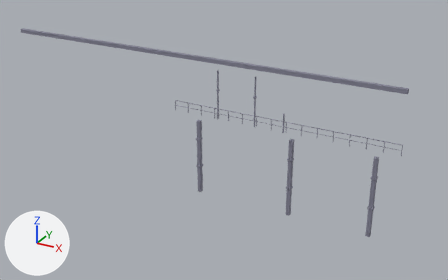
Before and after pictures for a commit that changed the glTF model models/m3/p2_m2.glb.
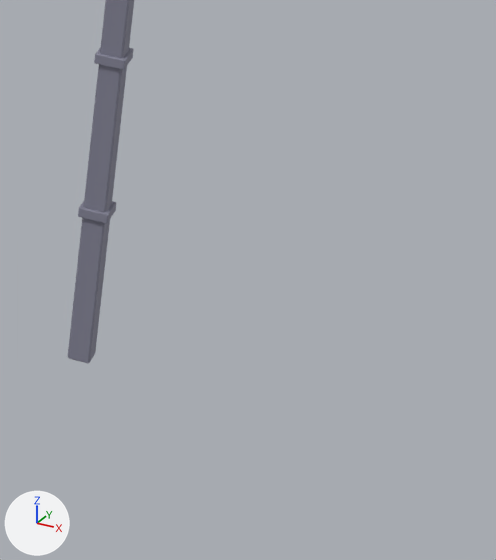
Each version is shown whole from a camera (50 mm lens) standing at (114.0, -7.7, 31.1) and looking at (86.1, 43.1, 5.8), then close up on the part from 79% to 100% of the width and 60% to 98% of the height. Lighting does not change. The marker at lower left points along +X, +Y and +Z. The older version's two pictures come first. Vertices at exactly the same position are counted once.

The first close-up shows 'p2_m2'.
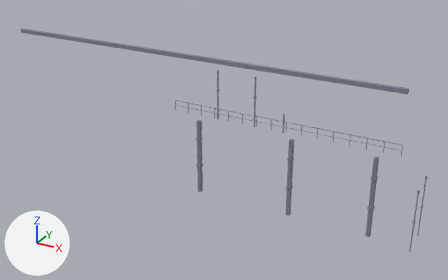
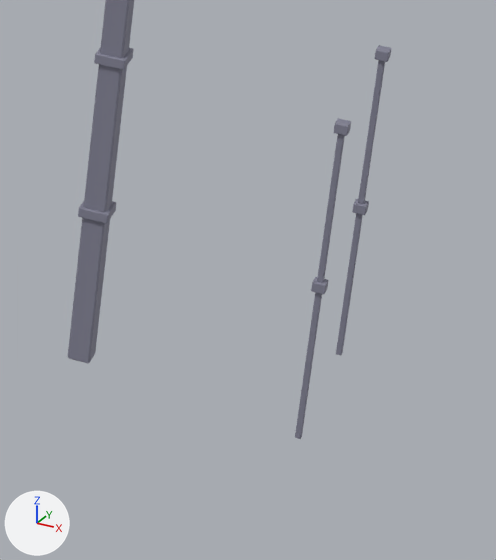
Location of each change, [x1, y1, x2, y2] in pixels of the close-ups (496 x 560 px):
'p2_m2', reshaped
    before: [68, 0, 134, 364]
    after: [68, 0, 391, 439]
part 1 of me_p2_m2, added
    after: [336, 60, 385, 355]
part 2 of me_p2_m2, added
    after: [352, 199, 369, 215]
part 3 of me_p2_m2, added
    after: [375, 45, 391, 62]
part 4 of me_p2_m2, added
    after: [295, 134, 345, 439]
part 5 of me_p2_m2, added
    after: [311, 277, 329, 294]
part 6 of me_p2_m2, added
    after: [334, 118, 351, 136]

Edits to the bpy script that builds the scene:
```text
Change me_p2_m2:
    used by ob_p2_m2; location = (0.0, 0.0, 0.0)
    remove me_p2_m2.from_pydata(...)  # 784 vertices, 1432 faces; spans x 61.0..104.0, y 41.4..42.1, z 0.0..14.6
    add me_p2_m2.from_pydata(...)  # 928 vertices, 1696 faces; spans x 61.0..106.1, y 40.9..44.1, z 0.0..14.6
    me_p2_m2 part 1: the loose piece of 24 vertices spanning x 101.8..102.2, y 41.5..41.9, z 0.0..8.0 is copied, and the copy is scaled about its middle by (-0.246, -0.246, -0.752), then moved by (4.0, 2.3, -1.0); it spans x 105.9..106.1, y 44.0, z 0.0..6.0
    me_p2_m2 part 2: the loose piece of 24 vertices spanning x 101.7..102.3, y 41.4..42.0, z 2.9..3.1 is copied, and the copy is scaled about its middle by (0.408, 0.408, 1), then moved by (4.0, 2.3, 0.0); it spans x 105.9..106.1, y 43.9..44.1, z 2.9..3.1
    me_p2_m2 part 3: the loose piece of 24 vertices spanning x 101.7..102.3, y 41.4..42.0, z 5.9..6.1 is copied, and the copy is scaled about its middle by (0.408, 0.408, 1), then moved by (4.0, 2.3, 0.0); it spans x 105.9..106.1, y 43.9..44.1, z 5.9..6.1
    me_p2_m2 part 4: the loose piece of 24 vertices spanning x 101.8..102.2, y 41.5..41.9, z 0.0..8.0 is copied, and the copy is scaled about its middle by (0.248, 0.248, 0.752), then moved by (4.0, -0.7, -1.0); it spans x 105.9..106.1, y 41.0, z 0.0..6.0
    me_p2_m2 part 5: the loose piece of 24 vertices spanning x 101.7..102.3, y 41.4..42.0, z 2.9..3.1 is copied, and the copy is scaled about its middle by (0.408, 0.408, 1), then moved by (4.0, -0.7, 0.0); it spans x 105.9..106.1, y 40.9..41.1, z 2.9..3.1
    me_p2_m2 part 6: the loose piece of 24 vertices spanning x 101.7..102.3, y 41.4..42.0, z 5.9..6.1 is copied, and the copy is scaled about its middle by (0.408, 0.408, 1), then moved by (4.0, -0.7, 0.0); it spans x 105.9..106.1, y 40.9..41.1, z 5.9..6.1
```
